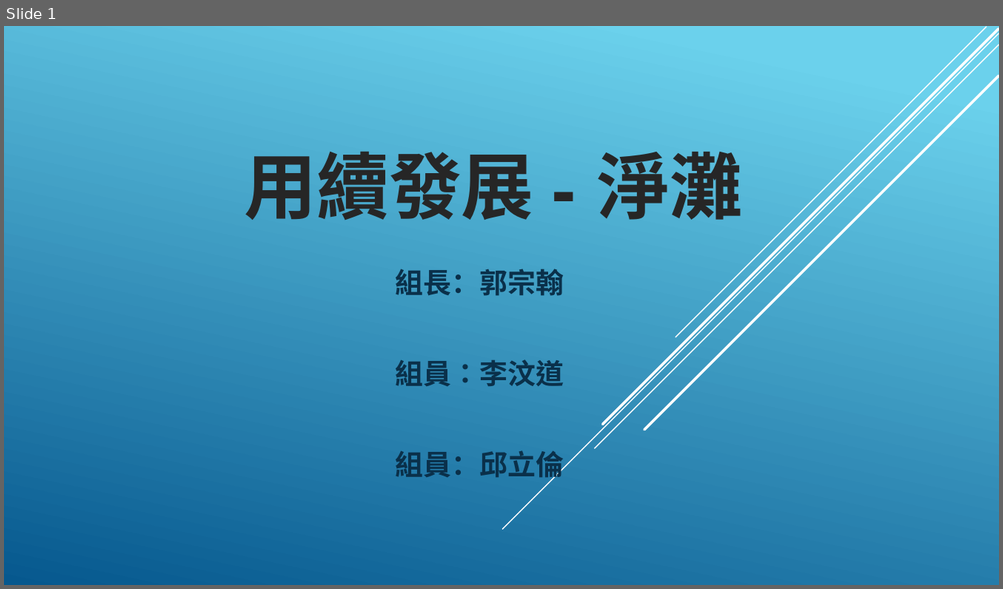
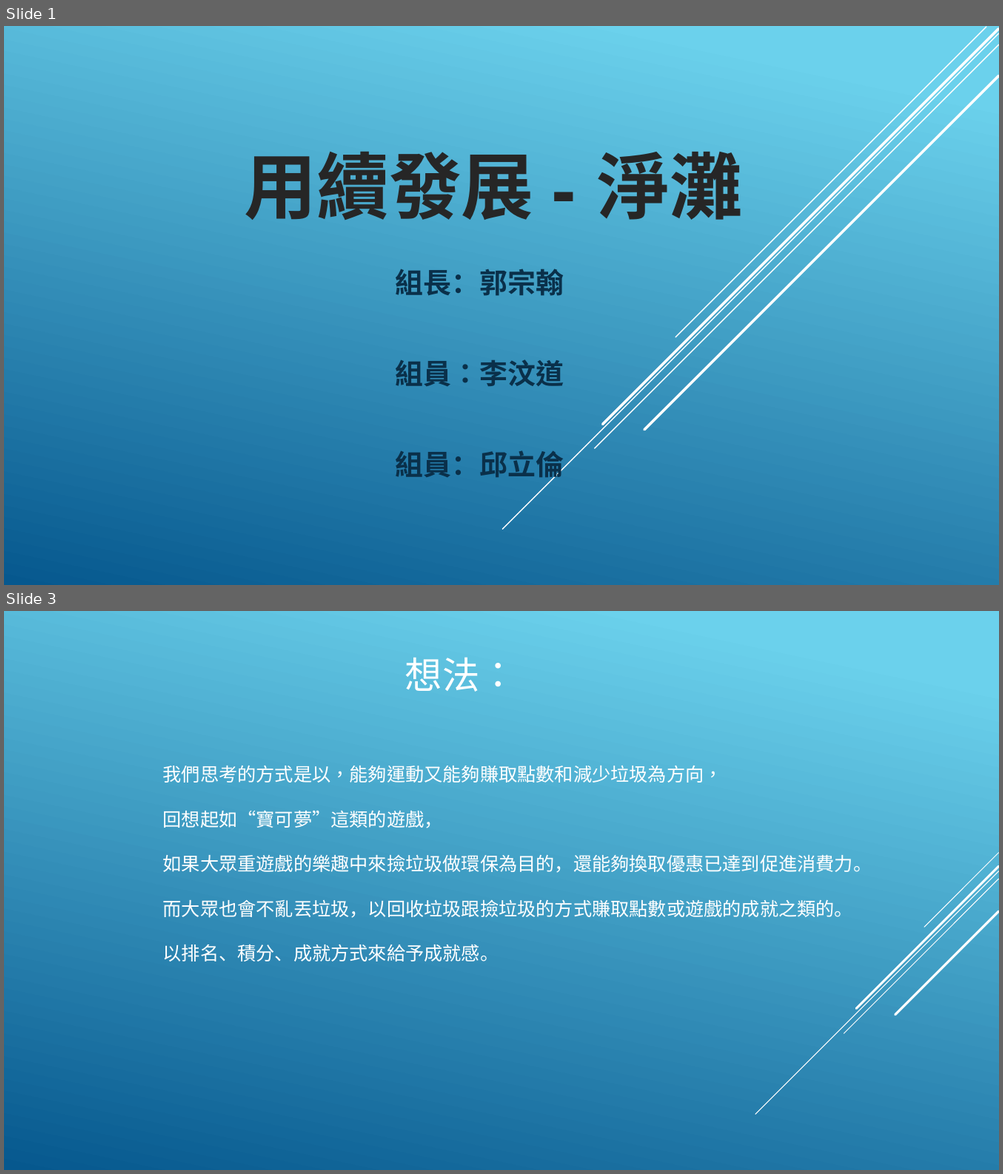
Before and after one commit to DennySORA/Environmental_Sustainability_Partition_Hackathon_2018, a slide deck: doc/永續發展 - 淨灘.pptx. Shown one above the other, each under a label of ours: slide 1 before the commit, slides 1 and 3 after it; the slides between them are not shown. The pictures are 1003x589 and 1003x1174 pixels, drawn with LibreOffice and Linux fonts; fonts in the diff are those of the drawing; background and template pictures are left out. Boxes give left, top, right and bottom in pixels: in the first picture for what was removed or moved away, otherwise in the second. Text is boxed around its words. In the diff, an @@ line names an element or a change of style, - is before the commit and + after.

```diff
--- a/doc/永續發展 - 淨灘.pptx
+++ b/doc/永續發展 - 淨灘.pptx
@@ slide 3 added at box(4, 611, 999, 1170), background gradient #6ED2EB to #06588E @@
@@ title added at box(405, 657, 517, 692), 36 pt, text #FFFFFF @@
+想法：
@@ text added at box(163, 766, 872, 962), 18 pt, text #FFFFFF @@
+我們思考的方式是以，能夠運動又能夠賺取點數和減少垃圾為方向，
+回想起如“寶可夢”這類的遊戲，
+如果大眾重遊戲的樂趣中來撿垃圾做環保為目的，還能夠換取優惠已達到促進消費力。
+而大眾也會不亂丟垃圾，以回收垃圾跟撿垃圾的方式賺取點數或遊戲的成就之類的。
+以排名、積分、成就方式來給予成就感。
@@ group added at box(755, 853, 999, 1115): 5 lines @@
```
Also in this commit, not shown: 4 other slides added, 2 other files.
